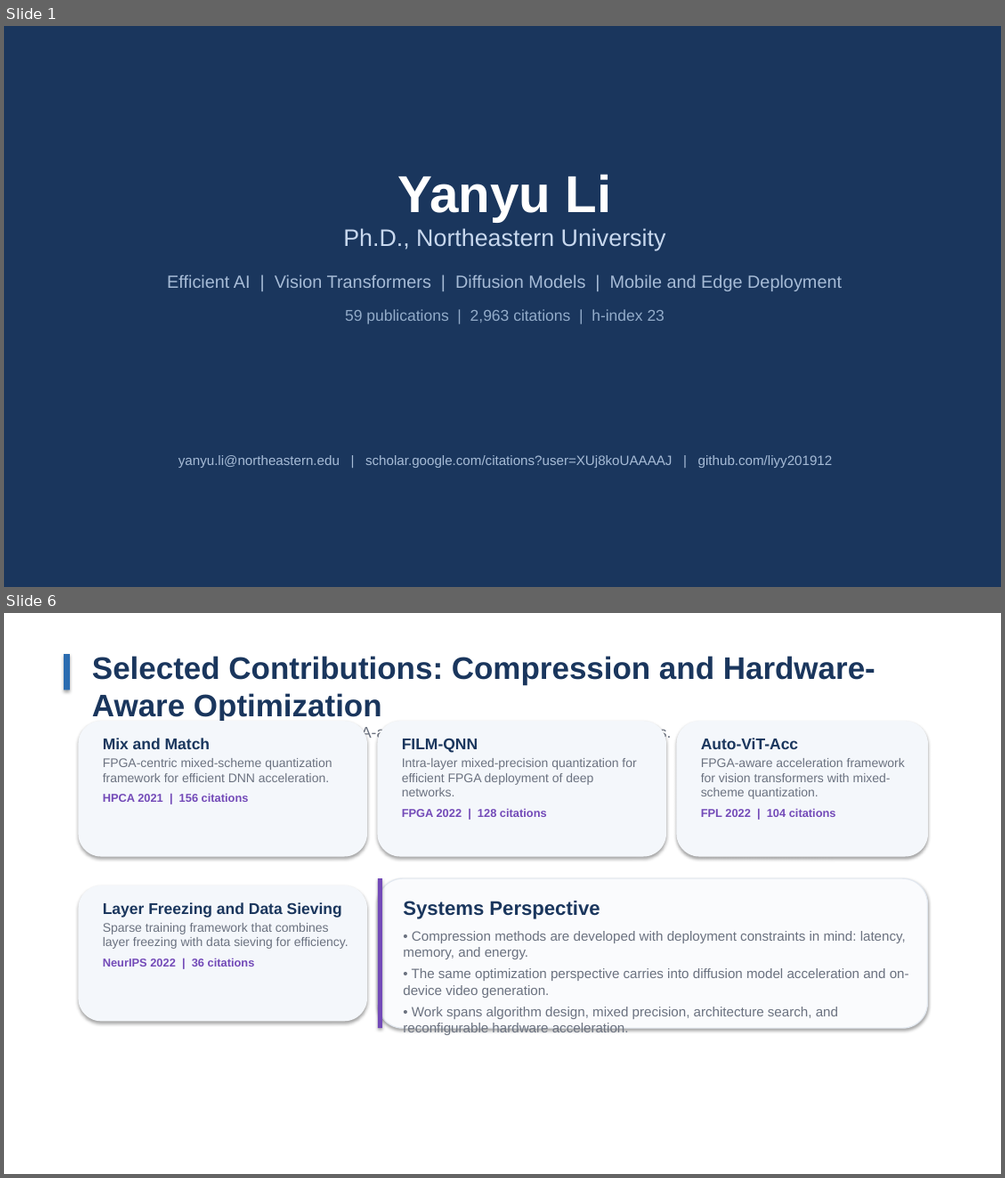
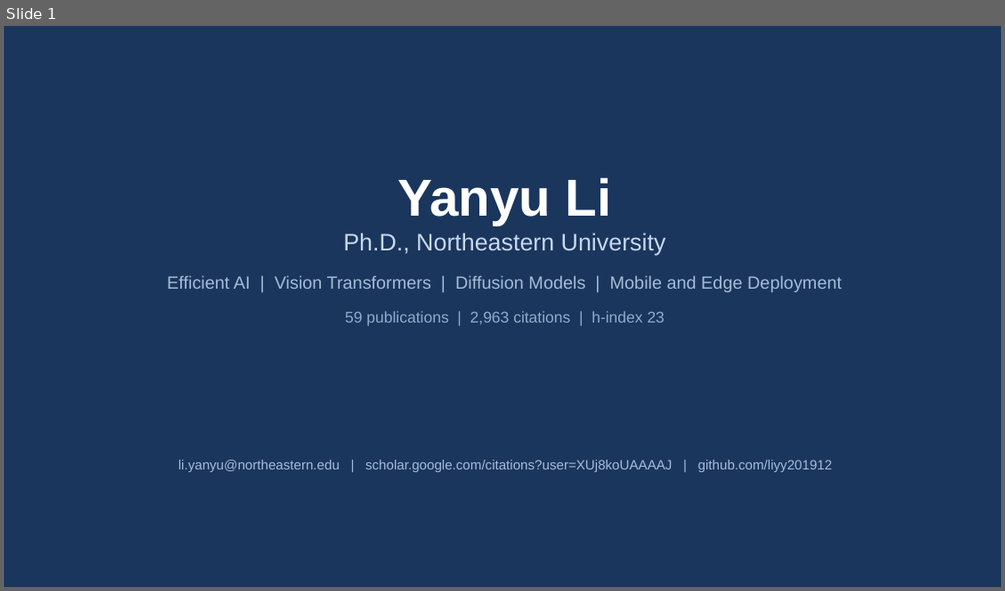
Before and after one commit to liyy201912/yy-webpage, a slide deck: presentation.pptx. Shown one above the other, each under a label of ours: slides 1 and 6 before the commit, slide 1 after it; the slides between them are not shown. The pictures are 1005x1178 and 1005x591 pixels, drawn with LibreOffice and Linux fonts; fonts in the diff are those of the drawing. Boxes give left, top, right and bottom in pixels: in the first picture for what was removed or moved away, otherwise in the second. Text is boxed around its words. In the diff, an @@ line names an element or a change of style, - is before the commit and + after.

```diff
--- a/presentation.pptx
+++ b/presentation.pptx
@@ slide 6 removed at [4,613,1001,1174], background #FFFFFF @@
@@ rectangle removed at [64,654,70,690] @@
@@ text removed at [92,656,875,742] @@
-Selected Contributions: Compression and Hardware-Aware Optimization
-Quantization, sparse training, and FPGA-aware acceleration for efficient AI systems.
@@ rounded rectangle removed at [79,722,367,856] @@
@@ text removed at [103,738,332,802] @@
-Mix and Match
-FPGA-centric mixed-scheme quantization framework for efficient DNN acceleration.
-HPCA 2021 | 156 citations
@@ rounded rectangle removed at [378,722,666,856] @@
@@ text removed at [402,738,636,817] @@
-FILM-QNN
-Intra-layer mixed-precision quantization for efficient FPGA deployment of deep networks.
-FPGA 2022 | 128 citations
@@ rounded rectangle removed at [677,722,928,856] @@
@@ text removed at [701,738,905,817] @@
-Auto-ViT-Acc
-FPGA-aware acceleration framework for vision transformers with mixed-scheme quantization.
-FPL 2022 | 104 citations
@@ rounded rectangle removed at [378,878,928,1028] @@
@@ rectangle removed at [378,878,382,1028] @@
@@ rounded rectangle removed at [79,886,367,1021] @@
@@ text removed at [103,902,348,966] @@
-Layer Freezing and Data Sieving
-Sparse training framework that combines layer freezing with data sieving for efficiency.
-NeurIPS 2022 | 36 citations
@@ text removed at [403,900,909,1019] @@
-Systems Perspective
-• Compression methods are developed with deployment constraints in mind: latency, memory, and energy.
-• The same optimization perspective carries into diffusion model acceleration and on-device video generation.
-• Work spans algorithm design, mixed precision, architecture search, and reconfigurable hardware acceleration.
@@ slide 1 changed as well @@
@@ text at [343,232,666,255]: less space between paragraphs @@
@@ text at [178,459,833,472]: text changed @@
-yanyu.li@northeastern.edu | scholar.google.com/citations?user=XUj8koUAAAAJ | github.com/liyy201912
+li.yanyu@northeastern.edu | scholar.google.com/citations?user=XUj8koUAAAAJ | github.com/liyy201912
```
Also in this commit, not shown: 3 other slides changed, 3 slides added, 4 other slides removed, 3 other files.
